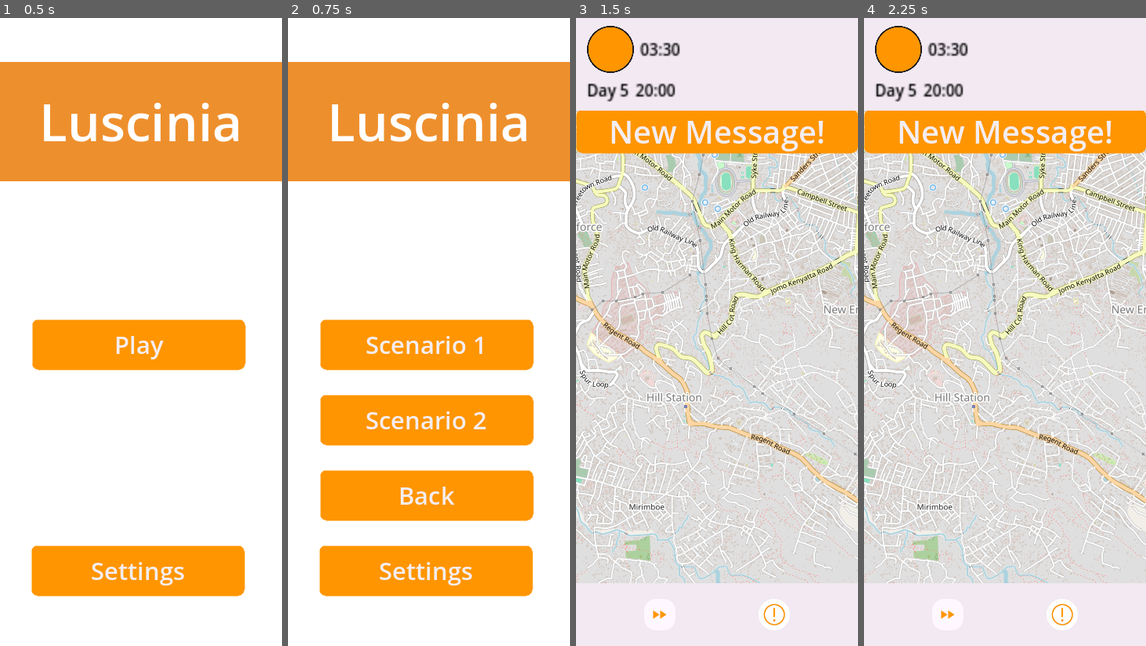
Above: before the commit, frames 1-4 (left to right).
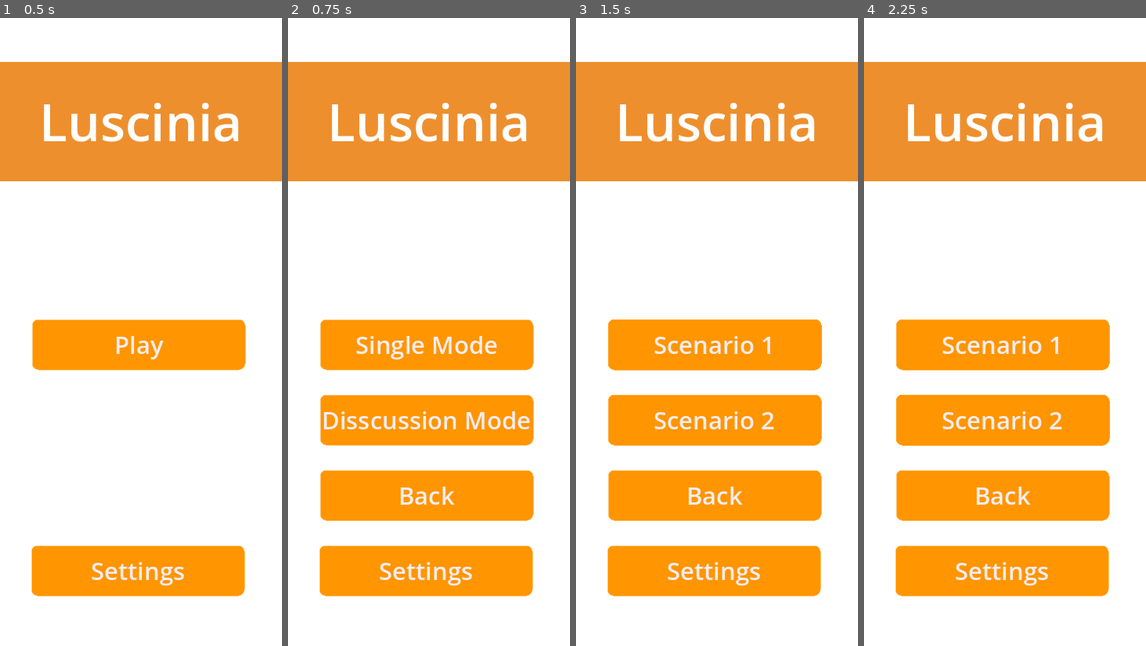
Above: after the commit, the same moments.

Repository: carabowes/Luscinia
Game: Godot game, scene res://Scenes/main menu.tscn
Two runs of this game, one before a commit and one after it. Both use one fixed random seed, a clock stepped at 60 frames per second and the inputs below. This scene is started directly instead of the project's main scene. The engine's default icon, where the game draws it, is replaced by a stand-in: a white triangle on a blue panel in a dark square.
Inputs (mouse positions are in pixels of both pictures, inside the frame that each line leads up to):
- Up to frame 1 (0.5 s): no input
- Up to frame 2 (0.75 s): click "Play" at 0.5 s
- Up to frame 3 (1.5 s): click (714, 344) at 1.25 s, where only the run before the commit has a clickable "Scenario 1"
- Up to frame 4 (2.25 s): click (1002, 419) at 2 s, where only the run after the commit has a clickable "Disscussion Mode"

Frame 1 is identical in both runs. In frame 2, 1.7% of the frame differs, in the area x 12-86%, y 50-66%; in frame 3, 79%, in the area x 0-100%, y 1-97%; in frame 4, 79%.

Commit message:
Added Single and Discussion mode Buttons.
- Added button for Single mode that changes the decision time to 1 min
- Added button for Discussion mode that changes the decision time to 5 mins

Diff:
--- a/luscinia/Scenes/main menu.tscn
+++ b/luscinia/Scenes/main menu.tscn
@@ -77,6 +77,40 @@
 theme_override_font_sizes/font_size = 31
 text = "Play"
 
+[node name="personalmode_button" type="Button" parent="background/Buttons"]
+unique_name_in_owner = true
+layout_mode = 1
+anchors_preset = -1
+anchor_top = 0.137
+anchor_right = 1.0
+anchor_bottom = 0.294
+offset_left = 384.0
+offset_top = 0.104027
+offset_right = 296.0
+offset_bottom = 0.048027
+grow_horizontal = 2
+grow_vertical = 2
+theme = ExtResource("2_rhwjc")
+theme_override_font_sizes/font_size = 31
+text = "Single Mode"
+
+[node name="discussionmode_button" type="Button" parent="background/Buttons"]
+unique_name_in_owner = true
+layout_mode = 1
+anchors_preset = -1
+anchor_top = 0.373
+anchor_right = 1.0
+anchor_bottom = 0.529
+offset_left = 384.0
+offset_top = -0.18399
+offset_right = 296.0
+offset_bottom = 0.167999
+grow_horizontal = 2
+grow_vertical = 2
+theme = ExtResource("2_rhwjc")
+theme_override_font_sizes/font_size = 31
+text = "Disscussion Mode"
+
 [node name="scenario1_button" type="Button" parent="background/Buttons"]
 unique_name_in_owner = true
 layout_mode = 1
@@ -101,9 +135,9 @@
 anchor_top = 0.373
 anchor_right = 1.0
 anchor_bottom = 0.529
-offset_left = 384.0
+offset_left = 392.0
 offset_top = -0.18399
-offset_right = 296.0
+offset_right = 304.0
 offset_bottom = 0.167999
 grow_horizontal = 2
 grow_vertical = 2
--- a/luscinia/Scenes/timer.tscn
+++ b/luscinia/Scenes/timer.tscn
@@ -69,7 +69,7 @@
 size_flags_horizontal = 2
 theme_override_colors/font_color = Color(0, 0, 0, 1)
 theme_override_font_sizes/font_size = 10
-text = "02:13"
+text = "00:00"
 
 [node name="GameTimeHBox" type="HBoxContainer" parent="TimerVBox"]
 layout_mode = 2
@@ -78,13 +78,13 @@
 layout_mode = 2
 theme_override_colors/font_color = Color(0, 0, 0, 1)
 theme_override_font_sizes/font_size = 10
-text = "Day 5"
+text = "Day 0"
 
 [node name="ClockLabel" type="Label" parent="TimerVBox/GameTimeHBox"]
 layout_mode = 2
 theme_override_colors/font_color = Color(0, 0, 0, 1)
 theme_override_font_sizes/font_size = 10
-text = "20:00"
+text = "00:00"
 
 [node name="EventPopup" type="Popup" parent="TimerVBox"]
 mode = 2
--- a/luscinia/Scripts/UI/main_menu.gd
+++ b/luscinia/Scripts/UI/main_menu.gd
@@ -1,9 +1,11 @@
 extends Control
 
 func _ready() -> void:
-	%play_button.connect("button_down", show_scenariosbutton)
+	%play_button.connect("button_down", show_modesbutton)
 	%scenario1_button.connect("button_down", change_to_scenario1)
 	%back_button.connect("button_down",backbutton)
+	%personalmode_button.connect("button_down", single_mode)
+	%discussionmode_button.connect("button_down", discuss_mode)
 
 func _process(delta: float) -> void:
 	GlobalTimer.second_accumulator = 0
@@ -12,10 +14,27 @@
 	hide_playbutton()
 	var tween1 = get_tree().create_tween()
 	var tween2 = get_tree().create_tween()
-	var tween3 = get_tree().create_tween()
+	#var tween3 = get_tree().create_tween()
 	tween1.tween_property(%scenario1_button,"position", Vector2(41,56),0.2)
 	tween2.tween_property(%scenario2_button,"position", Vector2(41,152),0.2)
+	#tween3.tween_property(%back_button,"position", Vector2(41,248),0.2)
+
+func show_modesbutton():
+	hide_playbutton()
+	var tween1 = get_tree().create_tween()
+	var tween2 = get_tree().create_tween()
+	var tween3 = get_tree().create_tween()
+	tween1.tween_property(%personalmode_button,"position", Vector2(41,56),0.2)
+	tween2.tween_property(%discussionmode_button,"position", Vector2(41,152),0.2)
 	tween3.tween_property(%back_button,"position", Vector2(41,248),0.2)
+
+func single_mode():
+	GlobalTimer.set_time(1,0)
+	show_scenariosbutton()
+
+func discuss_mode():
+	GlobalTimer.set_time(5,0)
+	show_scenariosbutton()
 
 func backbutton():
 	hide_scenariobutton()
@@ -33,9 +52,14 @@
 	var tween1 = get_tree().create_tween()
 	var tween2 = get_tree().create_tween()
 	var tween3 = get_tree().create_tween()
+	var tween4 = get_tree().create_tween()
+	var tween5 = get_tree().create_tween()
 	tween1.tween_property(%scenario1_button,"position", Vector2(384,56),0.2)
 	tween2.tween_property(%scenario2_button,"position", Vector2(384,152),0.2)
 	tween3.tween_property(%back_button,"position", Vector2(384, 248),0.2)
+	tween4.tween_property(%personalmode_button, "position", Vector2(384,56),0.2)
+	tween5.tween_property(%discussionmode_button,"position", Vector2(384,152),0.2)
 
 func change_to_scenario1():
+	GlobalTimer.game_start = true
 	get_tree().change_scene_to_file("res://main.tscn")
--- a/luscinia/Scripts/global_timer.gd
+++ b/luscinia/Scripts/global_timer.gd
@@ -7,6 +7,7 @@
 var countdown_duration
 var current_time_left
 var time_step = 60
+var game_start: bool = false
 
 # Clock variables
 @export var in_game_hours: int = 20  # Measured in horus out of 24
@@ -21,15 +22,17 @@
 
 
 func _process(delta):
-	second_accumulator += delta
-	var minutes_left = floor(current_time_left / 60)
+	if(game_start):
+		second_accumulator += delta
+		var minutes_left = floor(current_time_left / 60)
 		# Countdown timer logic
-	if current_time_left > 0 and second_accumulator >= 1:
-		second_accumulator -= 1
-		current_time_left -= 1
+		if current_time_left > 0 and second_accumulator >= 1:
+			second_accumulator -= 1
+			current_time_left -= 1
 
-	if current_time_left == 0:
-		skip_time(time_step)
+		if current_time_left == 0:
+			skip_time(time_step)
+
 
 		#var minutes_left_after = floor(current_time_left / 60)
 		#if minutes_left_after != minutes_left:
@@ -42,6 +45,11 @@
 		#		in_game_hours = 0
 		#		day_counter += 1
 
+func set_time(mins: int, sec: int):
+	cd_minutes = mins
+	cd_seconds = sec
+	countdown_duration = (cd_minutes * 60) + cd_seconds
+	current_time_left = countdown_duration
 
 func skip_time(skip_minutes: int):
 	var skip_time_seconds = skip_minutes * 60
